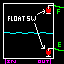
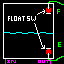
Layers edited between the first and the second 64×64 image:
painted on "pixels" over [46, 1, 64, 61]
